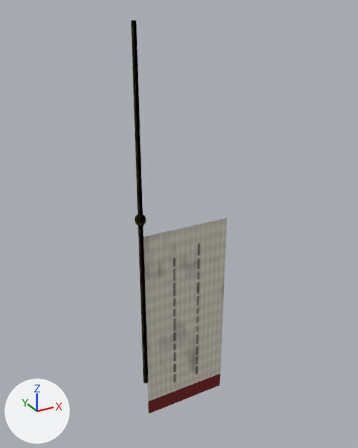
The glTF model assets/props/spirit_flag.glb: old version first, new version second.
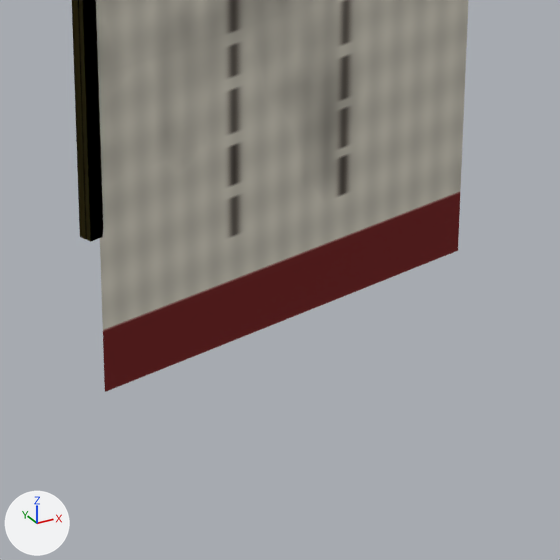
The first picture shows the older version from a 50 mm lens placed at (-0.91, -2.04, 2.9), pointed at (0.25, 0.06, 1.85). The close-ups show the older and then the newer version on the part from 36% to 67% of the width and 75% to 100% of the height of that picture. Only the edits that show in the close-ups are written down. Arrows for +X, +Y and +Z are at lower left; the lights stay in place. Where no turn or scale is listed for an object, it has been applied to the vertices.

The older version as bpy lines, for what is in view:
```python
me_cloth = bpy.data.meshes.new('Cloth')
me_cloth.from_pydata(...)  # 4 vertices, 2 faces; spans x -0.25..0.25, y 0.0, z -0.575..0.575
me_cloth.materials.append(mat_m_flag)  # picture img_t_flag
me_pole = bpy.data.meshes.new('Pole')
me_pole.from_pydata(...)  # 16 vertices, 24 faces; spans x -0.01..0.01, y -0.01..0.01, z 0.0..1.9
me_pole.materials.append(mat_m_bamboo)  # picture img_t_bamboo
ob_cloth = bpy.data.objects.new('Cloth', me_cloth)
ob_cloth.location = (0.26, 0.0, 1.28)
ob_pole = bpy.data.objects.new('Pole', me_pole)
ob_pole.location = (0.0, 0.0, 0.95)
```
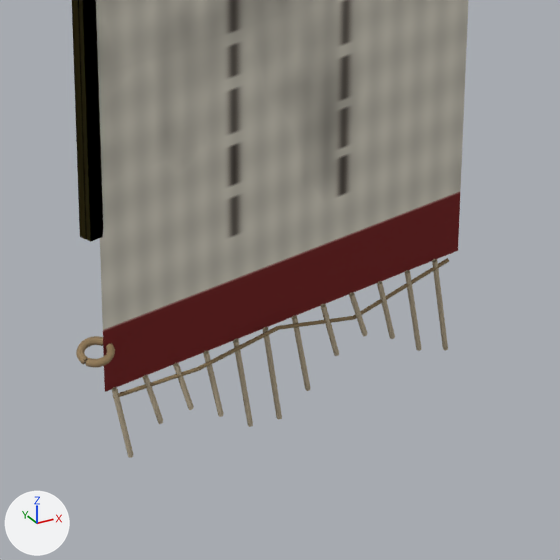
What differs and where, as boxes (x1, y1, x2, y2) in the close-ups (560 x 560 px):
'Art_Parchment', added
    after: (112, 259, 448, 458)
'Art_UnbleachedPaper', added
    after: (113, 258, 449, 399)
'Art_FadedThread', added (brown)
    after: (76, 336, 115, 367)

Patch to the scene script:
```diff
--- a/assets/props/spirit_flag.glb.py
+++ b/assets/props/spirit_flag.glb.py
@@ img_woven_paper @@
+img_woven_paper = load_image('woven_paper', '_unpacked/woven_paper', 256, 256, 'sRGB')
@@ mat_parchment @@
+mat_parchment = bpy.data.materials.new('Parchment')
+# colours: beige #cebfa2
+# uses the picture img_woven_paper
@@ mat_unbleachedpaper @@
+mat_unbleachedpaper = bpy.data.materials.new('UnbleachedPaper')
+# colours: brown #a28b65
+# uses the picture img_woven_paper
@@ mat_fadedthread @@
+mat_fadedthread = principled_material('FadedThread')
+mat_fadedthread.base_color = (0.29, 0.2, 0.1)  # brown #937c59
+mat_fadedthread.roughness = 0.89
@@ me_art_parchment @@
+me_art_parchment.from_pydata(...)  # 120 vertices, 120 faces; spans x 0.017..0.488, y -0.022..-0.003, z 0.57..0.711
+me_art_parchment.materials.append(mat_parchment)
@@ me_art_unbleachedpaper @@
+me_art_unbleachedpaper.from_pydata(...)  # 25 vertices, 40 faces; spans x 0.018..0.49, y -0.014..-0.005, z 0.672..0.712
+me_art_unbleachedpaper.materials.append(mat_unbleachedpaper)
@@ me_art_fadedthread @@
+me_art_fadedthread.from_pydata(...)  # 798 vertices, 1536 faces; spans x -0.023..0.023, y -0.023..0.023, z 0.767..1.924
+me_art_fadedthread.materials.append(mat_fadedthread)  # brown #937c59
@@ ob_art_parchment @@
+ob_art_parchment = bpy.data.objects.new('Art_Parchment', me_art_parchment)
+ob_art_parchment.location = (0.0, 0.0, 0.0)
@@ ob_art_unbleachedpaper @@
+ob_art_unbleachedpaper = bpy.data.objects.new('Art_UnbleachedPaper', me_art_unbleachedpaper)
+ob_art_unbleachedpaper.location = (0.0, 0.0, 0.0)
@@ ob_art_fadedthread @@
+ob_art_fadedthread = bpy.data.objects.new('Art_FadedThread', me_art_fadedthread)
+ob_art_fadedthread.location = (0.0, 0.0, 0.0)
```
